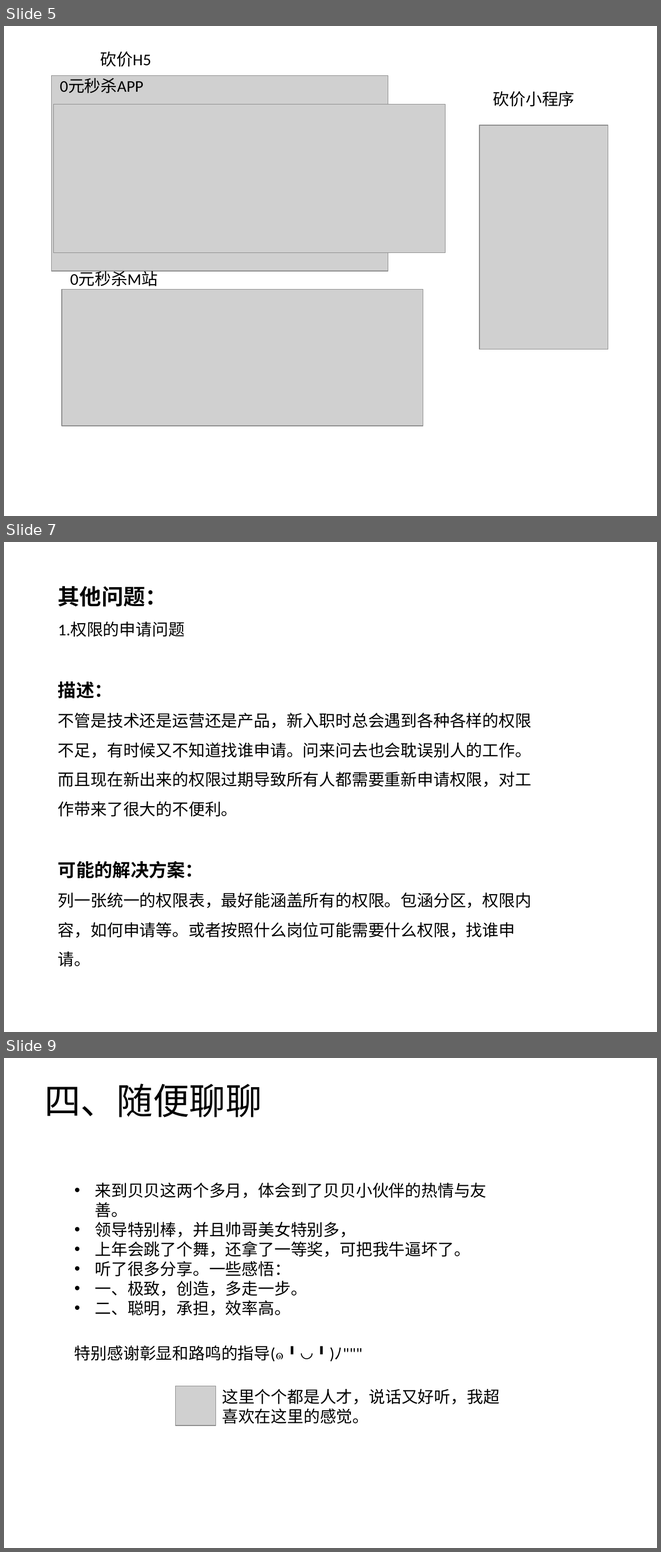
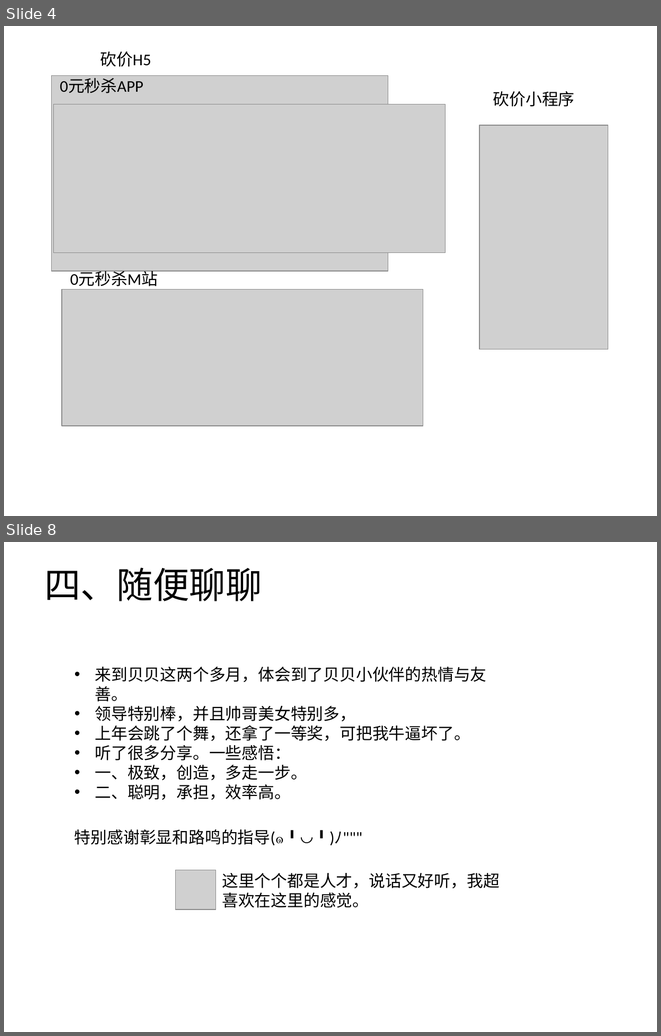
Before and after one commit to zjyechang/myProject, a slide deck: note/叶昶-转正答辩.pptx. Shown one above the other, each under a label of ours: slides 5, 7 and 9 before the commit, slides 4 and 8 after it; the slides between them are not shown. The pictures are 661x1552 and 661x1036 pixels, drawn with LibreOffice and Linux fonts; fonts in the diff are those of the drawing; grey boxes stand for pictures; background and template pictures are left out. Boxes give left, top, right and bottom in pixels: in the first picture for what was removed or moved away, otherwise in the second. Text is boxed around its words. In the diff, an @@ line names an element or a change of style, - is before the commit and + after.

```diff
--- a/note/叶昶-转正答辩.pptx
+++ b/note/叶昶-转正答辩.pptx
@@ slide 7 removed at [4,542,657,1032], background picture (left out) @@
@@ text removed at [58,586,531,937] @@
-其他问题：
-1.权限的申请问题
-描述：
-不管是技术还是运营还是产品，新入职时总会遇到各种各样的权限不足，有时候又不知道找谁申请。问来问去也会耽误别人的工作。而且现在新出来的权限过期导致所有人都需要重新申请权限，对工作带来了很大的不便利。
-可能的解决方案：
-列一张统一的权限表，最好能涵盖所有的权限。包涵分区，权限内容，如何申请等。或者按照什么岗位可能需要什么权限，找谁申请。
@@ what was slide 5 is now slide 4 @@
@@ what was slide 9 is now slide 8 @@
```
Also in this commit, not shown: 4 slides changed, 1 other file.
